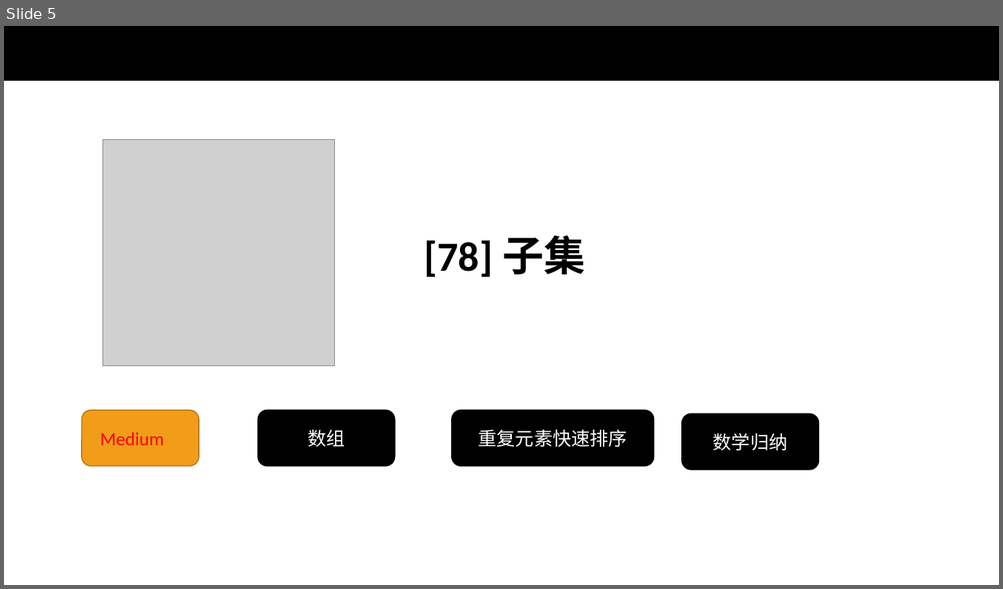
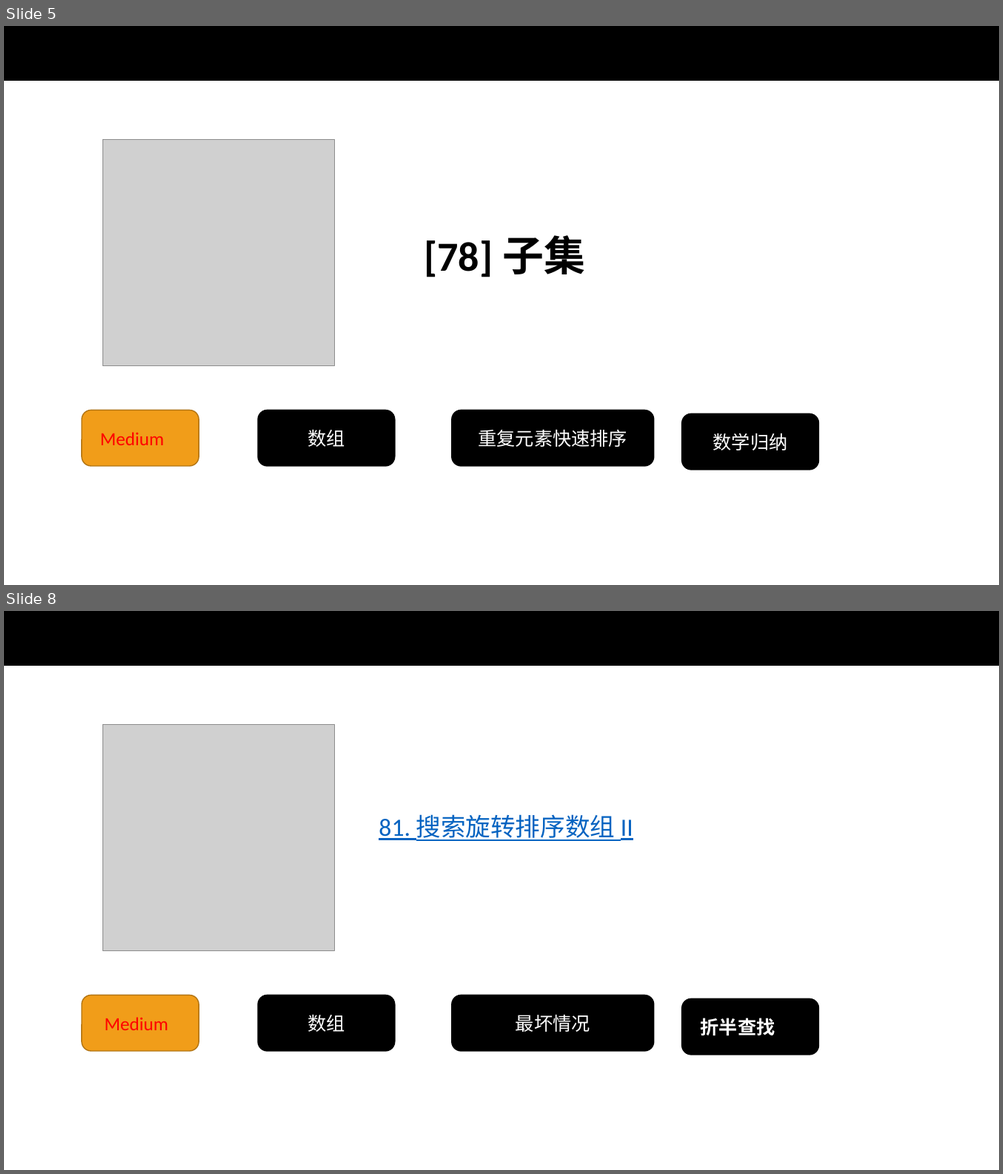
Before and after one commit to wangcy6/leetcode, a slide deck: leetcode.pptx. Shown one above the other, each under a label of ours: slide 5 before the commit, slides 5 and 8 after it; the slides between them are not shown. The pictures are 1003x589 and 1003x1174 pixels, drawn with LibreOffice and Linux fonts; fonts in the diff are those of the drawing; grey boxes stand for pictures; background and template pictures are left out. Boxes give left, top, right and bottom in pixels: in the first picture for what was removed or moved away, otherwise in the second. Text is boxed around its words. In the diff, an @@ line names an element or a change of style, - is before the commit and + after.

```diff
--- a/leetcode.pptx
+++ b/leetcode.pptx
@@ slide 8 added at (4, 611, 999, 1170), background #FFFFFF; not listed: 1 template element that a slide beside it also shows @@
@@ picture added at (102, 724, 334, 951) @@
@@ text added at (378, 815, 633, 841), 24 pt, text #0563C1, underline @@
+81. 搜索旋转排序数组 II
@@ rounded rectangle added at (82, 995, 199, 1051), fill #F19D19, outline #B27412 1 pt, 18 pt, text #FF0000 @@
+Medium
@@ rounded rectangle added at (258, 995, 394, 1051), fill #000000, outline #000000 1 pt, 18 pt, text #FFFFFF @@
+数组
@@ rounded rectangle added at (452, 995, 654, 1051), fill #000000, outline #000000 1 pt, 18 pt, text #FFFFFF @@
+最坏情况
@@ rounded rectangle added at (681, 999, 818, 1055), fill #000000, outline #000000 1 pt, 18 pt, text #FFFFFF, bold @@
+折半查找
```
Also in this commit, not shown: 2 other slides added, 1 slide removed, 5 other files.
